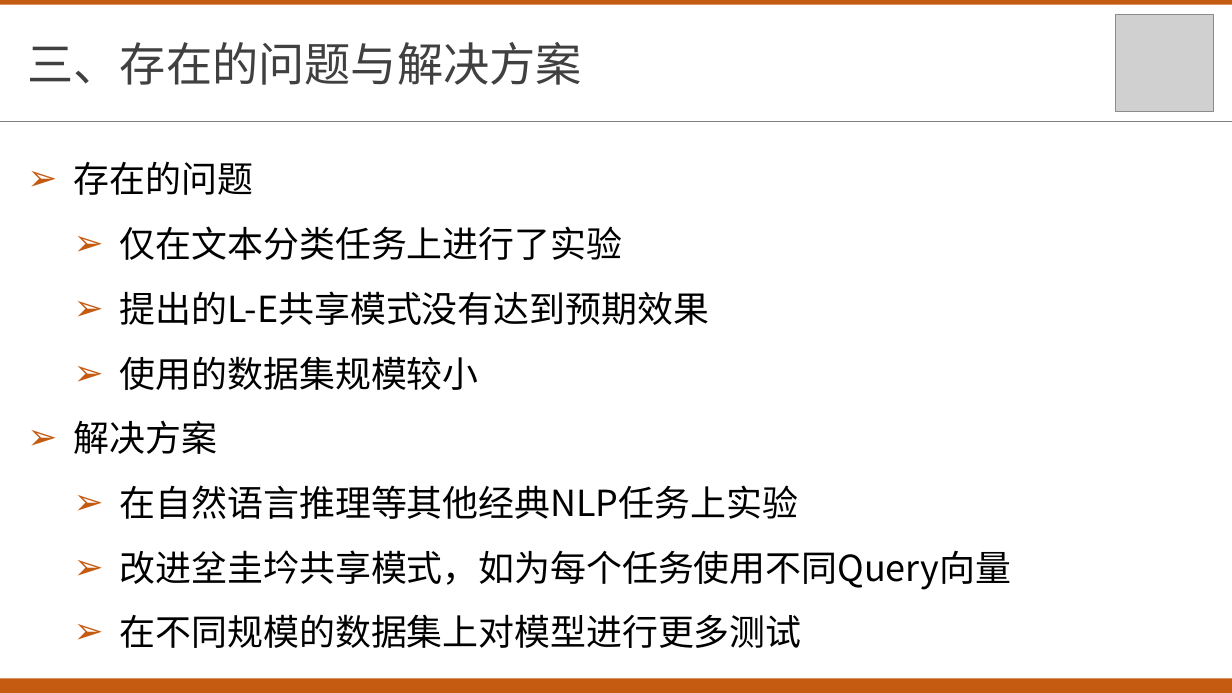
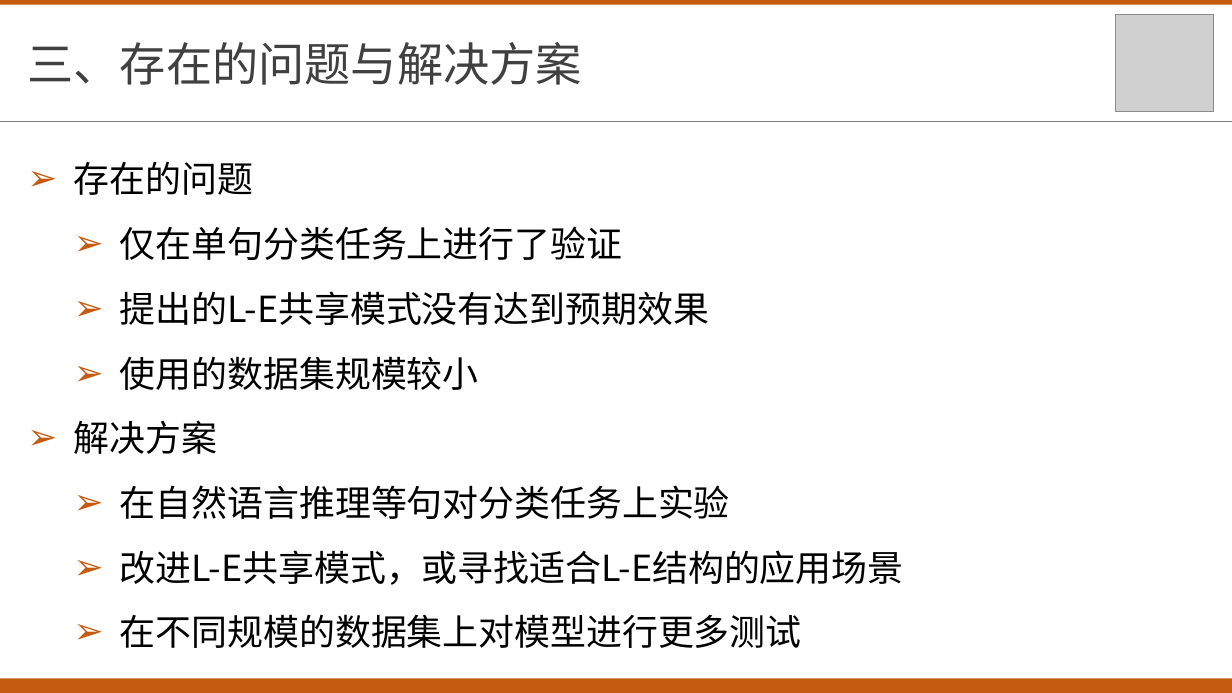
Before and after one commit to txsun1997/Bachelor-Thesis-XDU, a slide deck: slide 14 of materials/中期答辩.pptx (slide 12 before the commit). Drawn at 1232x693 pixels with LibreOffice and Linux fonts; fonts in the diff are those of the drawing; grey boxes stand for pictures. Boxes give left, top, right and bottom in pixels: in the first picture for what was removed or moved away, otherwise in the second. Text is boxed around its words. In the diff, an @@ line names an element or a change of style, - is before the commit and + after.

```diff
--- a/materials/中期答辩.pptx
+++ b/materials/中期答辩.pptx
@@ text at [120, 226, 622, 260]: text changed @@
-  ➢ 仅在文本分类任务上进行了实验
+  ➢ 仅在单句分类任务上进行了验证
@@ text at [120, 485, 904, 585]: text changed @@
-  ➢ 在自然语言推理等其他经典NLP任务上实验
-  ➢ 改进坌圭坅共享模式，如为每个任务使用不同Query向量
+  ➢ 在自然语言推理等句对分类任务上实验
+  ➢ 改进L-E共享模式，或寻找适合L-E结构的应用场景
```
Also in this commit, not shown: 2 other slides changed, 2 slides added, 6 other files.
